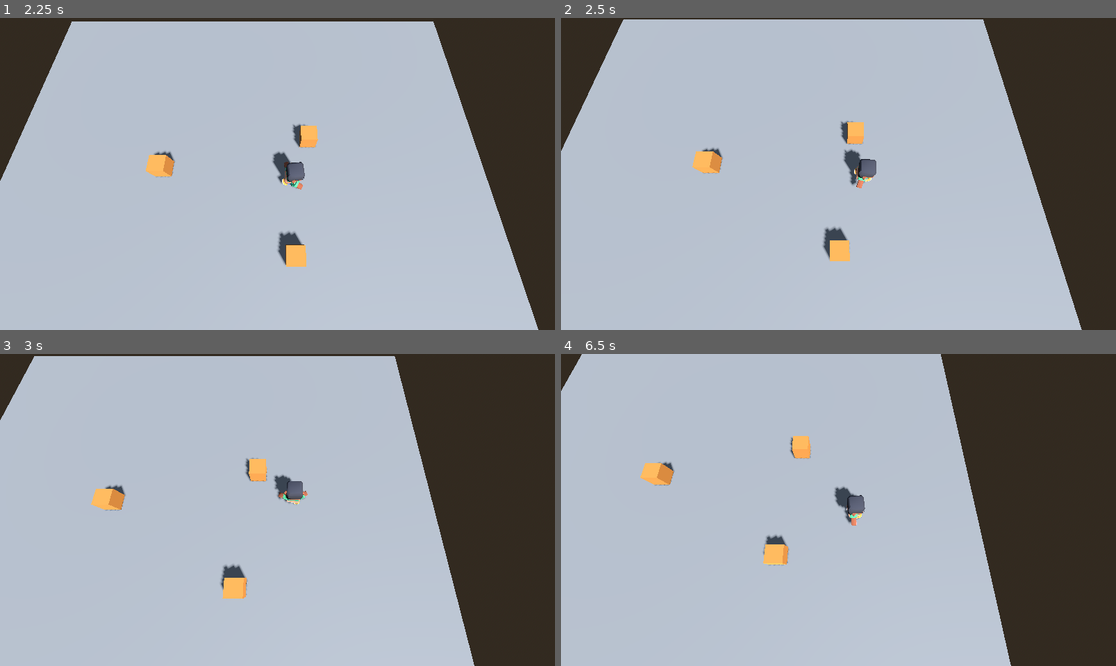
Above: before the commit, frames 1-4 (two rows, left to right).
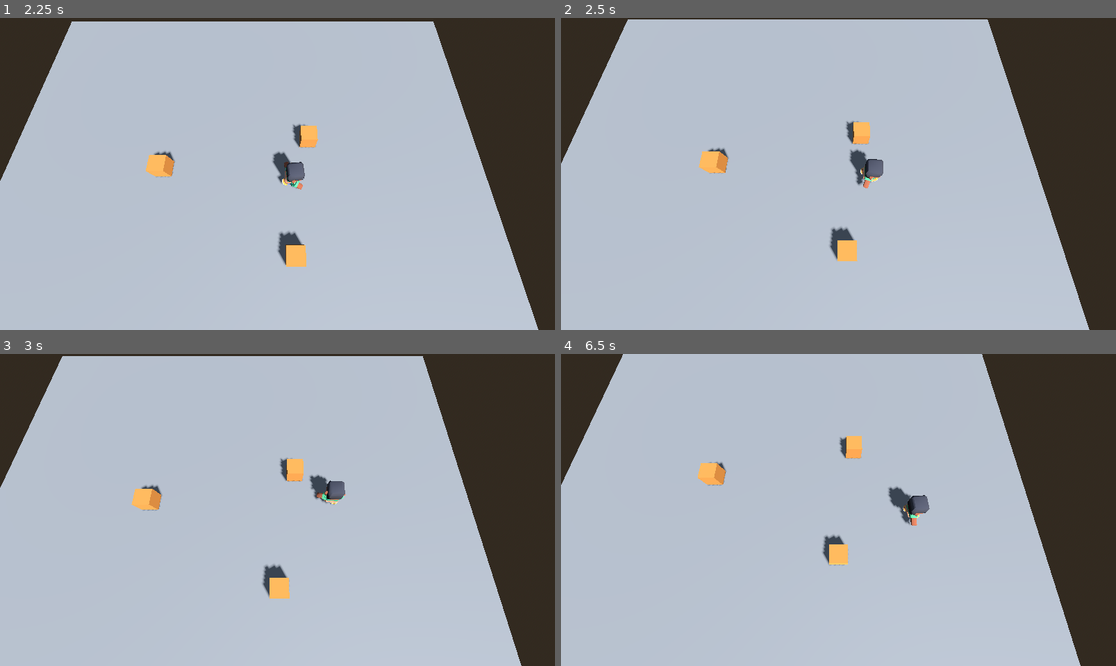
Above: after the commit, the same moments.

Repository: SamuelAlzateEducate/CustomVeloz
Game: Godot game, scene res://main.tscn
Same seed, same stepped clock (60 frames per second), same inputs: the game is played once before the commit and once after it.
Inputs:
- Up to frame 1 (2.25 s): hold D (move_right) 0.53-1.28 s; hold Shift (correr) 0.53-1.28 s; hold S (move_down) 1.28-2.03 s; tap Shift (correr) at 1.35 s; hold D (move_right) from 2.03 s (still down); hold Shift (correr) from 2.03 s (still down)
- Up to frame 2 (2.5 s): keep holding D (move_right); keep holding Shift (correr)
- Up to frame 3 (3 s): release D (move_right) at 2.78 s; release Shift (correr) at 2.78 s; hold W (move_up) from 2.78 s (still down); tap Shift (correr) at 2.85 s
- Up to frame 4 (6.5 s): release W (move_up) at 3.53 s; hold Shift (correr) 3.53-4.28 s; hold A (move_left) 3.53-5.03 s; tap Shift (correr) at 4.35, 5.85 s; hold S (move_down) 5.03-5.78 s; hold Shift (correr) 5.03-5.78 s; hold D (move_right) from 5.78 s (still down)

Frame 1 is identical in both runs. In frame 2, 2.8% of the frame differs, in the area x 0-96%, y 0-100%; in frame 3, 11%; in frame 4, 15%, in the area x 0-94%, y 0-100%.

Commit message:
T8 N3 Tarea A limites del nivel

Diff:
--- a/camara_sigue.gd
+++ b/camara_sigue.gd
@@ -4,15 +4,17 @@
 @export var distancia = Vector3(0, 12, 4)
 @export var suavizado = 3.0
 
+@export var limite_min = Vector2(-3, -10)
+@export var limite_max = Vector2(3, 10)
+
 func _ready():
 	top_level = true
-	# Se orienta una sola vez mirando al objetivo
 	look_at_from_position(objetivo.global_position + distancia, objetivo.global_position)
 
 func _physics_process(delta):
-	var destino = objetivo.global_position + distancia
+	var foco = objetivo.global_position
+	foco.x = clamp(foco.x, limite_min.x, limite_max.x)
+	foco.z = clamp(foco.z, limite_min.y, limite_max.y)
+
+	var destino = foco + distancia
 	global_position = global_position.lerp(destino, suavizado * delta)
-
-	# Medida (bórrenla al terminar las pruebas):
-	if Engine.get_physics_frames() % 30 == 0:
-		print("cámara ", global_position.snappedf(0.01))
